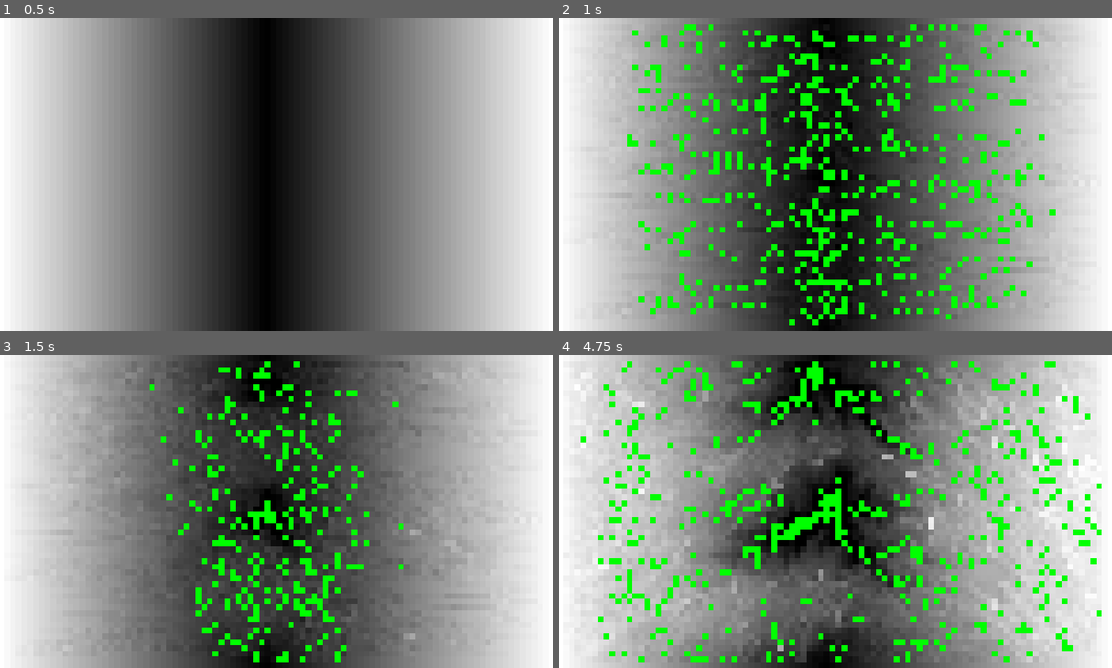
Above: before the commit, frames 1-4 (two rows, left to right).
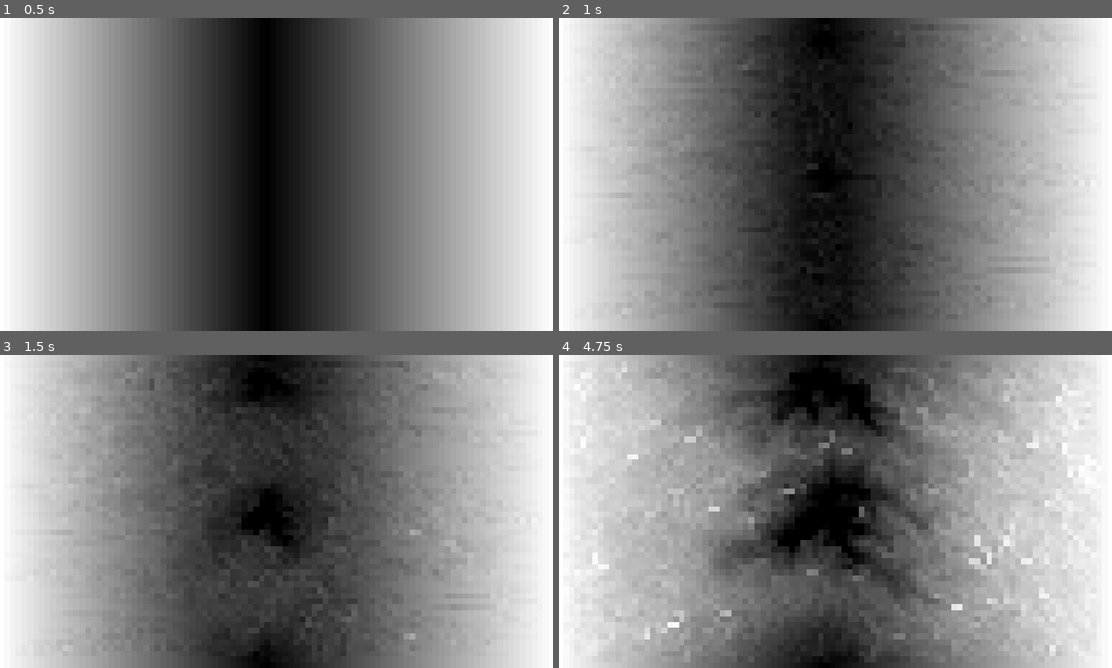
Above: after the commit, the same moments.

Repository: Dams4K/Tipe
Game: Godot game, scene res://move/viewer.tscn
Same seed, same stepped clock (60 frames per second), same inputs: the game is played once before the commit and once after it.
Inputs (mouse positions are in pixels of both pictures, inside the frame that each line leads up to):
- Up to frame 1 (0.5 s): no input
- Up to frame 2 (1 s): tap Enter at 0.5 s; move the mouse to (957, 158) at 0.52 s; click (957, 158) at 0.67 s; tap Space at 0.77 s
- Up to frame 3 (1.5 s): move the mouse to (165, 527) at 1.27 s; click (165, 527) at 1.42 s
- Up to frame 4 (4.75 s): tap Space at 1.52, 3.02, 3.77, 4.52 s; move the mouse to (890, 442) at 2.02 s; click (890, 442) at 2.17 s; move the mouse to (807, 574) at 2.77 s; click (807, 574) at 2.92 s; move the mouse to (1001, 558) at 3.52 s; click (1001, 558) at 3.67 s; move the mouse to (669, 464) at 4.27 s; click (669, 464) at 4.42 s

Frame 1 is identical in both runs. In frame 2, 11% of the frame differs, in the area x 12-90%, y 2-99%; in frame 3, 5.0%; in frame 4, 19%, in the area x 3-99%, y 2-99%.

Commit message:
max iterations

Diff:
--- a/move/droplet.gd
+++ b/move/droplet.gd
@@ -1,5 +1,7 @@
 extends Object
 class_name Droplet
+
+const MAX_ITERATIONS := 50
 
 static var movements_image: Image
 static var image: Image
@@ -7,6 +9,8 @@
 var position: Vector2 = Vector2.ZERO
 
 var sediment: float = 0.0
+
+var iteration := 0
 
 func _init(position: Vector2):
 	self.position = position
@@ -38,8 +42,13 @@
 		movements_image.set_pixelv(position, Color.GREEN)
 
 func update():
+	if iteration > MAX_ITERATIONS:
+		return false
+
 	if out_of_bounds():
 		return false
+
+	iteration += 1
 
 	var old_position = position
 	var old_height = image.get_pixelv(old_position).r
--- a/move/viewer.tscn
+++ b/move/viewer.tscn
@@ -26,6 +26,7 @@
 movements = NodePath("../Movements")
 
 [node name="Movements" type="Sprite2D" parent="."]
+visible = false
 centered = false
 
 [node name="Camera2D" type="Camera2D" parent="."]
